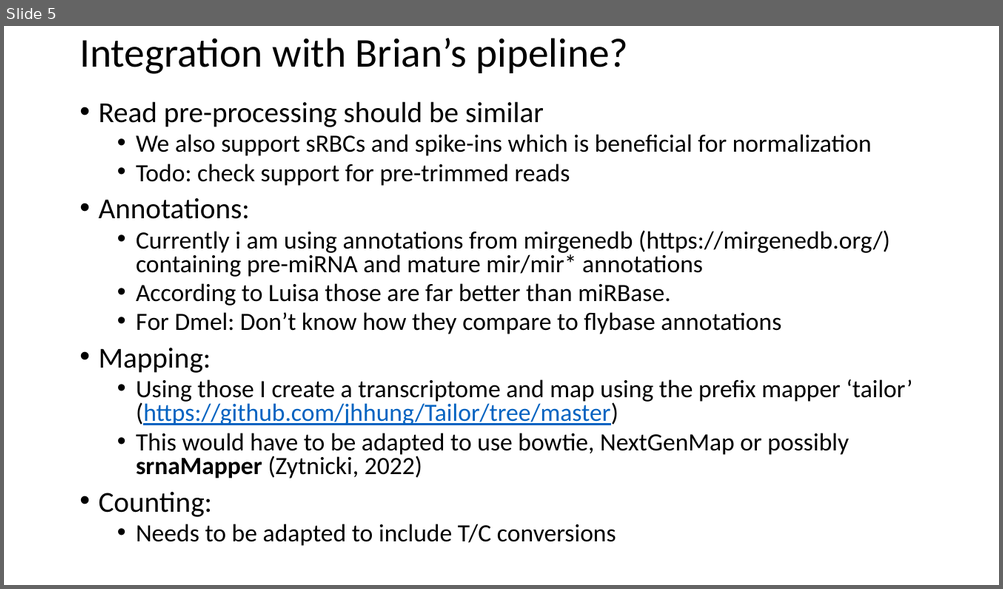
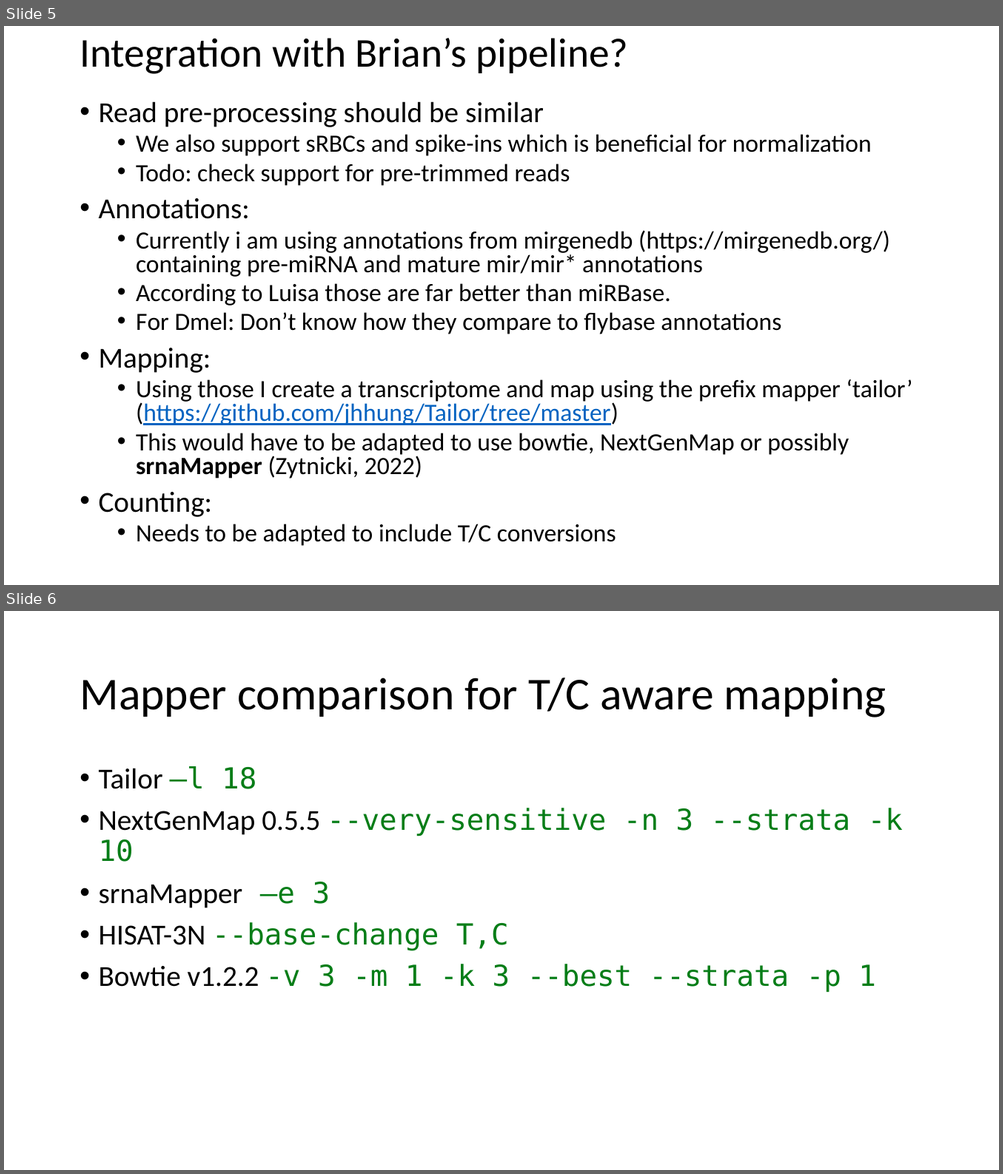
Before and after one commit to popitsch/pysrna, a slide deck: docs/srna_latest.pptx. Shown one above the other, each under a label of ours: slide 5 before the commit, slides 5 and 6 after it. The pictures are 1003x589 and 1003x1174 pixels, drawn with LibreOffice and Linux fonts; fonts in the diff are those of the drawing. Boxes give left, top, right and bottom in pixels: in the first picture for what was removed or moved away, otherwise in the second. Text is boxed around its words. In the diff, an @@ line names an element or a change of style, - is before the commit and + after.

```diff
--- a/docs/srna_latest.pptx
+++ b/docs/srna_latest.pptx
@@ slide 6 added at [4,611,999,1170], background #FFFFFF @@
@@ title added at [79,678,886,718], 44 pt, text #000000 @@
+Mapper comparison for T/C aware mapping
@@ text added at [99,766,902,992], 28 pt, text #067D17 @@
+• Tailor –l 18
+• NextGenMap 0.5.5 --very-sensitive -n 3 --strata -k 10
+• srnaMapper –e 3
+• HISAT-3N --base-change T,C
+• Bowtie v1.2.2 -v 3 -m 1 -k 3 --best --strata -p 1
```
Also in this commit, not shown: 2 other slides added, 1 other file.
